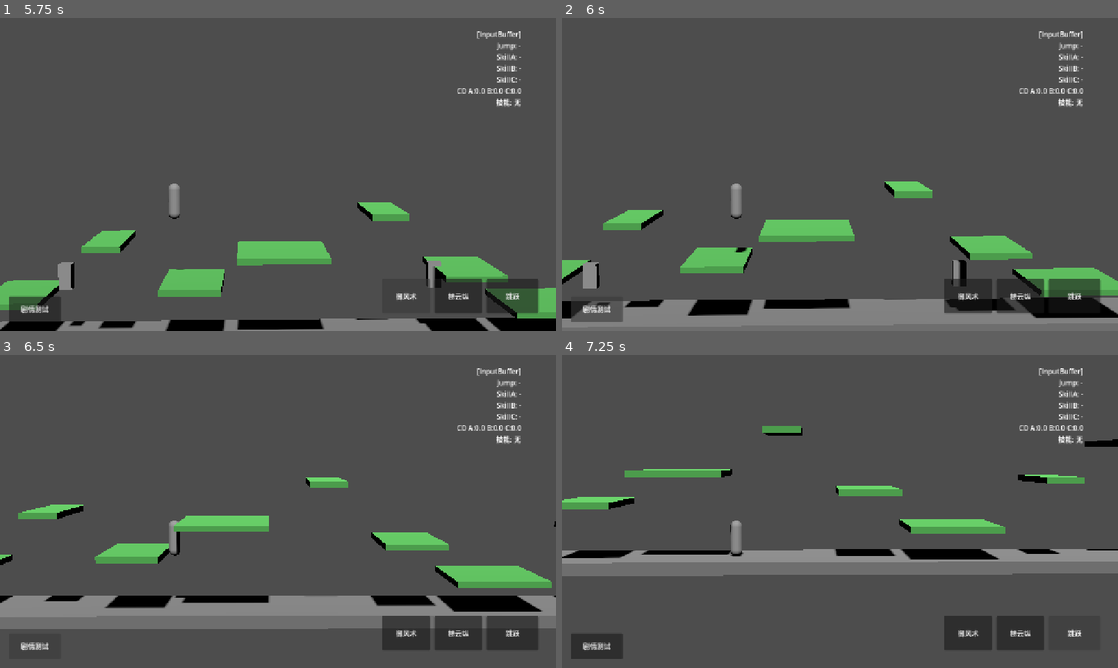
Above: before the commit, frames 1-4 (two rows, left to right).
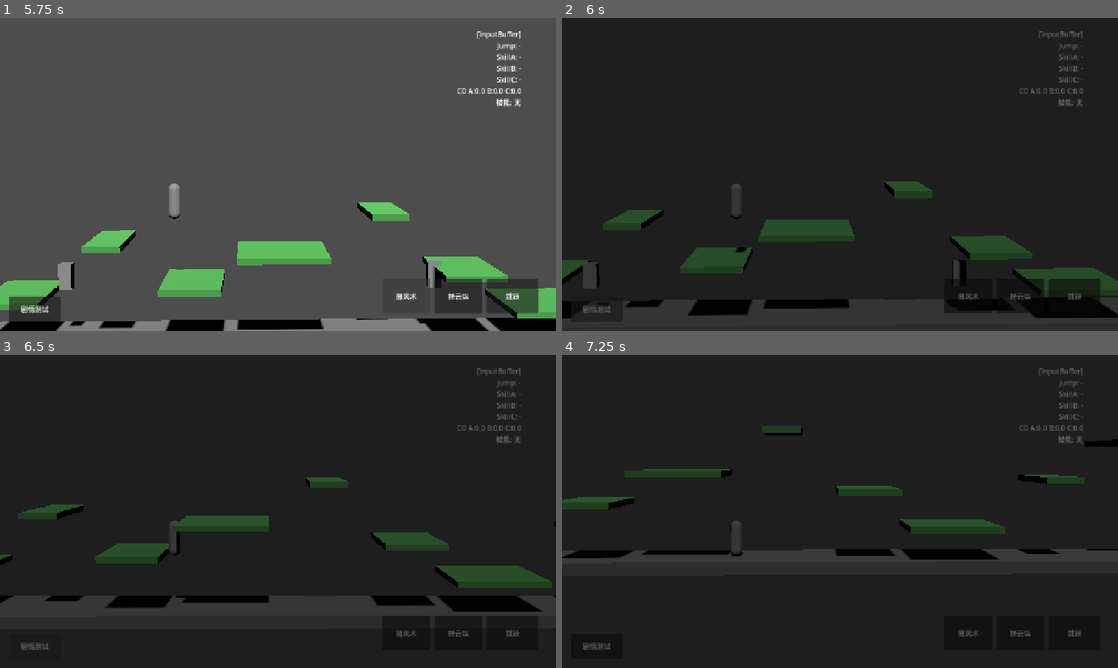
Above: after the commit, the same moments.

Repository: KStar001/GodotFly2
Game: Godot game, scene res://02scene/stage_001.tscn
Two runs of this game, one before a commit and one after it. Both use one fixed random seed, a clock stepped at 60 frames per second and the inputs below.
Inputs:
- Up to frame 1 (5.75 s): click "跳跃" at 0.5 s; click "梯云纵" at 1.25 s; click "御风术" at 2 s; click "2.3" at 2.75 s; click "1.6" at 3.5 s; click "0.8" at 4.25 s; click "0.1" at 5 s
- Up to frame 2 (6 s): click "剧情测试" at 5.75 s
- Up to frame 3 (6.5 s): no input
- Up to frame 4 (7.25 s): click "跳跃" at 6.5 s

Frame 1 is identical in both runs. In frame 2, 97% of the frame differs, in the area x 0-100%, y 0-100%; in frame 3, 98%; in frame 4, 98%.
Error before the commit: Parse Error: Could not resolve external class member "Image". (res://01code/KsStoryManager.gd:90)

Commit message:
修改编译报错

Diff:
--- a/01code/KsStoryManager.gd
+++ b/01code/KsStoryManager.gd
@@ -87,7 +87,7 @@
 	else:
 		# 占位输出，KsUIStory 完成后移除
 		print("KsStoryManager._ShowStep | type=%s image=%s speaker=%s text=%s" % [
-			Step.Type, Step.Image, Step.Speaker, Step.Text
+			Step.Type, Step.ImageRes, Step.Speaker, Step.Text
 		])
 #---------------------------------------------------------------------------------------------------
 # 剧情结束，清理状态并执行回调
--- a/01code/KsTableStory.gd
+++ b/01code/KsTableStory.gd
@@ -7,7 +7,7 @@
 	var StoryId: int        # 剧情段落ID（同一段落连续播放）
 	var Step: int           # 段落内顺序
 	var Type: String        # 步骤类型：image=静态图全屏 / dialog=过场对话框
-	var Image: String       # image类型：图片文件名；dialog类型：立绘资源名
+	var ImageRes: String       # image类型：图片文件名；dialog类型：立绘资源名
 	var Text: String        # 显示文字（image类型可留空）
 	var Speaker: String     # 说话人名字（image类型留空）
 	var MinTime: float      # 最少停留时长（秒），未到时长前不允许跳过；0=无限制
@@ -20,7 +20,7 @@
 			Data.StoryId  = int(Parts[0])
 			Data.Step     = int(Parts[1])
 			Data.Type     = Parts[2].strip_edges()
-			Data.Image    = Parts[3].strip_edges()
+			Data.ImageRes = Parts[3].strip_edges()
 			Data.Text     = Parts[4].strip_edges()
 			Data.Speaker  = Parts[5].strip_edges()
 			Data.MinTime  = float(Parts[6])
--- a/01code/KsUIStory.gd
+++ b/01code/KsUIStory.gd
@@ -64,7 +64,7 @@
 # 显示静态图
 func _ShowImage(Step: KsTableStory.StoryItem) -> void:
 	# 加载图片
-	var ImgPath: String = "res://21otherres/story/" + Step.Image
+	var ImgPath: String = "res://21otherres/story/" + Step.ImageRes
 	var Tex = load(ImgPath) as Texture2D
 	if Tex != null:
 		NodeImage.texture = Tex
@@ -87,8 +87,8 @@
 # 显示过场对话框
 func _ShowDialog(Step: KsTableStory.StoryItem) -> void:
 	# 立绘：有 image 字段时加载，放左侧（后续可按 speaker 决定左右）
-	if not Step.Image.is_empty():
-		var PortraitPath: String = "res://21otherres/portrait/" + Step.Image + ".png"
+	if not Step.ImageRes.is_empty():
+		var PortraitPath: String = "res://21otherres/portrait/" + Step.ImageRes + ".png"
 		var Tex = load(PortraitPath) as Texture2D
 		if Tex != null:
 			NodePortraitLeft.texture = Tex
Not shown, added: 01code/KsStoryManager.gd.uid
Not shown, added: 01code/KsTableStory.gd.uid
Not shown, added: 01code/KsUIStory.gd.uid
Not shown, added: 10table/story.csv.import
